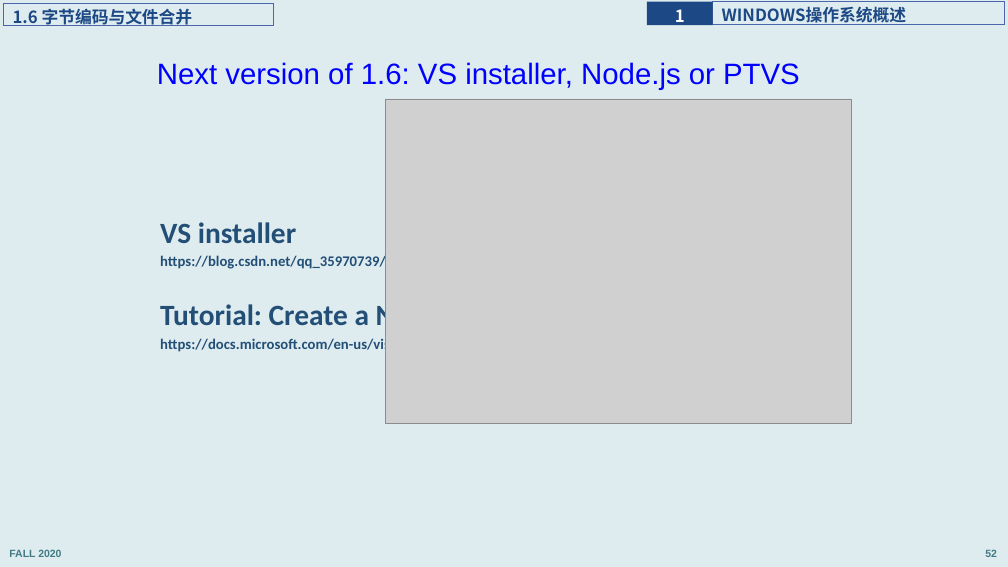
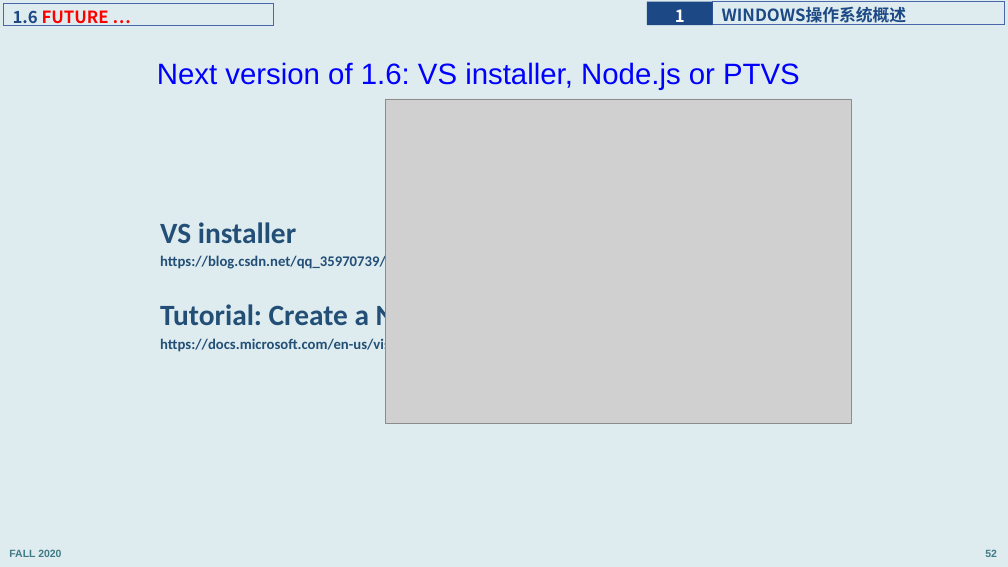
Before and after one commit to principleWindows/win-principle-2020, a slide deck: slide 52 of slides/instruction/principleWindows_1.pptx. Drawn at 1008x567 pixels with LibreOffice and Linux fonts; fonts in the diff are those of the drawing; grey boxes stand for pictures. Boxes give left, top, right and bottom in pixels: in the first picture for what was removed or moved away, otherwise in the second. Text is boxed around its words. In the diff, an @@ line names an element or a change of style, - is before the commit and + after.

```diff
--- a/slides/instruction/principleWindows_1.pptx
+++ b/slides/instruction/principleWindows_1.pptx
@@ text in rectangle at (13, 10, 109, 26): text changed; text colour #1C4885 to #FF0000 @@
-1.6 字节编码与文件合并
+1.6 FUTURE …
```
Also in this commit, not shown: 5 other slides changed, 5 other files.
